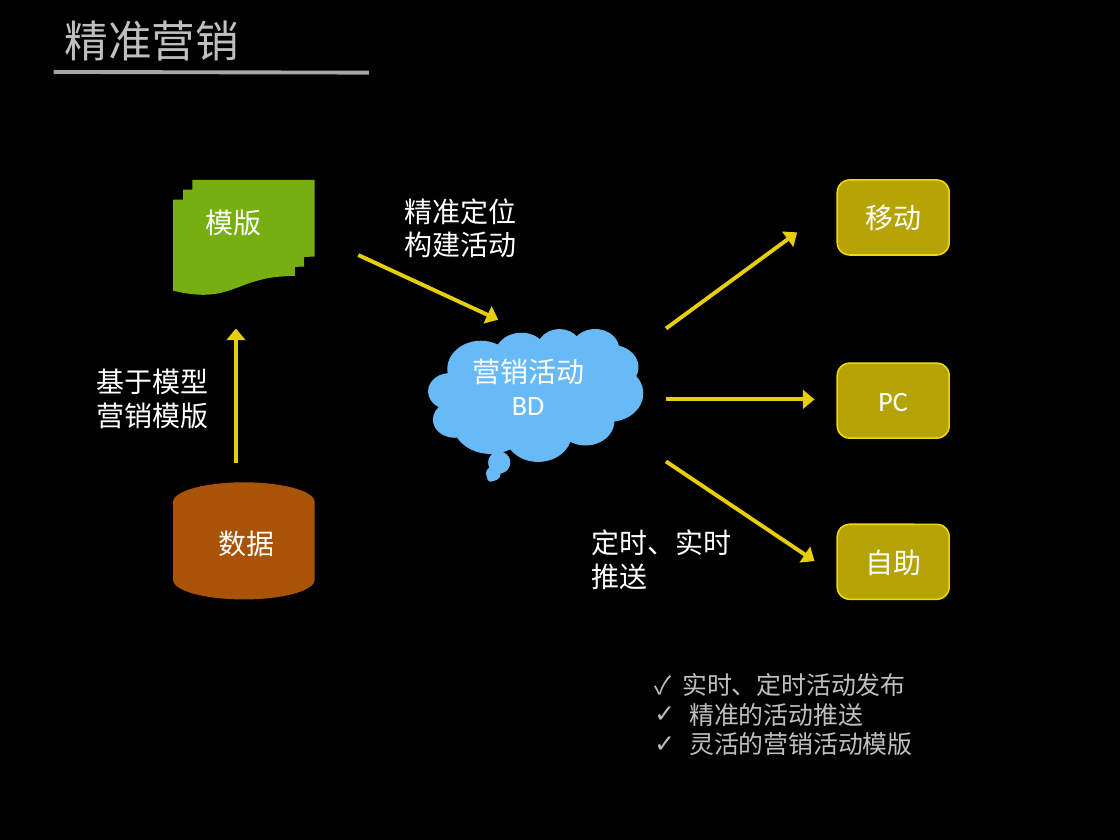
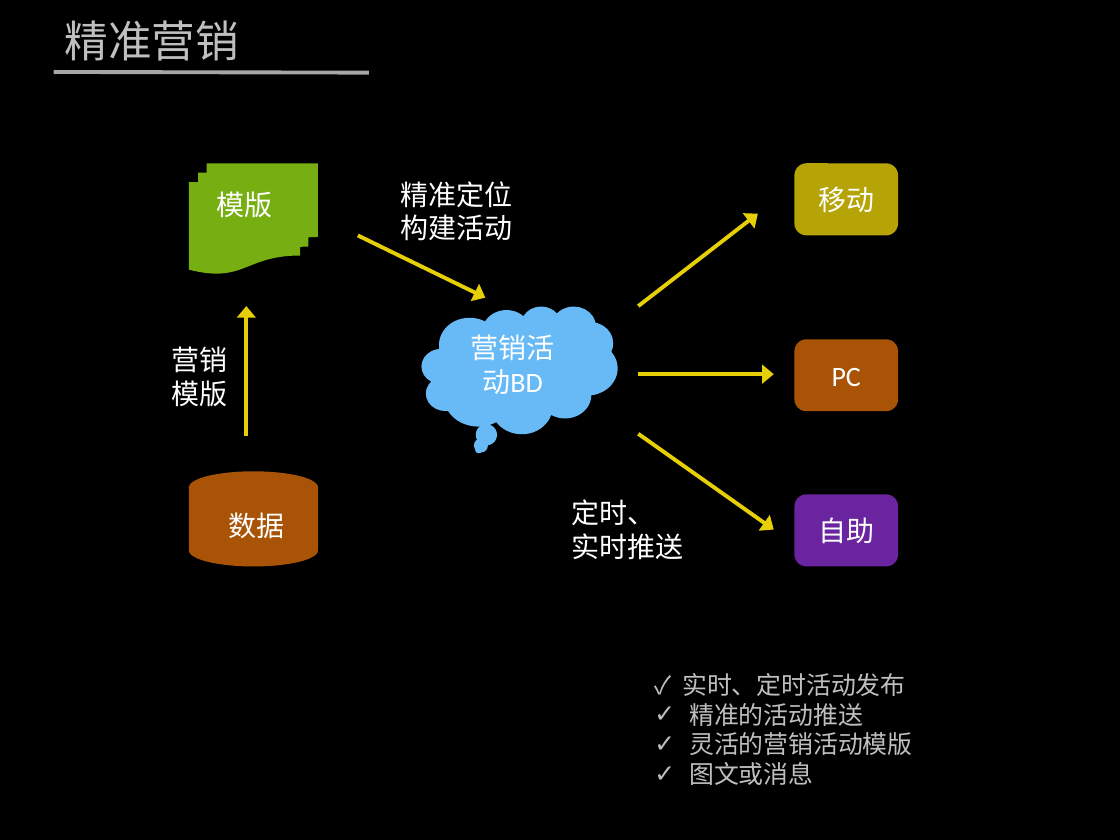
Before and after one commit to zhenghong/UBP, a slide deck: slide 6 of 营销.pptx (slide 5 before the commit). Drawn at 1120x840 pixels with LibreOffice and Linux fonts; fonts in the diff are those of the drawing; background and template pictures are left out. Boxes give left, top, right and bottom in pixels: in the first picture for what was removed or moved away, otherwise in the second. Text is boxed around its words. In the diff, an @@ line names an element or a change of style, - is before the commit and + after.

Commit message:
modify

```diff
--- a/营销.pptx
+++ b/营销.pptx
@@ flow chart multidocument "模版": place and size @@
-flow chart multidocument "模版" at <box>174,180,315,296</box>
+flow chart multidocument "模版" at <box>189,164,318,274</box>
@@ text "精准定位": place and size @@
-text "精准定位" at <box>404,198,516,258</box>
+text "精准定位" at <box>401,181,513,241</box>
@@ rounded rectangle "移动": place and size @@
-rounded rectangle "移动" at <box>838,180,950,255</box>
+rounded rectangle "移动" at <box>794,164,898,235</box>
@@ rounded rectangle "移动" at <box>794,164,898,235</box>: outline #F2D902 1 pt to none; shadow off @@
@@ arrow moved from (358, 255) - (498, 319) to (358, 235) - (485, 298) @@
@@ arrow moved from (666, 328) - (797, 233) to (638, 306) - (758, 214) @@
@@ arrow moved from (236, 464) - (236, 328) to (246, 436) - (246, 306) @@
@@ thought cloud "营销活动BD": place and size @@
-thought cloud "营销活动BD" at <box>428,328,643,461</box>
+thought cloud "营销活动BD" at <box>421,306,617,433</box>
@@ text at <box>171,346,227,407</box>: text changed @@
-基于模型营销模版
+营销
+模版
@@ rounded rectangle "PC": place and size @@
-rounded rectangle "PC" at <box>838,363,950,438</box>
+rounded rectangle "PC" at <box>794,339,898,411</box>
@@ rounded rectangle "PC" at <box>794,339,898,411</box>: fill #B5A306 to #AA5306; outline #F2D902 1 pt to none; shadow off @@
@@ arrow moved from (666, 400) - (814, 400) to (638, 374) - (774, 374) @@
@@ arrow moved from (666, 461) - (814, 561) to (638, 433) - (774, 530) @@
@@ shadow off in 3 elements at <box>189,164,318,274</box>, <box>421,306,617,433</box>, <box>189,472,318,567</box> @@
@@ cylinder "数据": place and size @@
-cylinder "数据" at <box>174,483,315,600</box>
+cylinder "数据" at <box>189,472,318,567</box>
@@ text at <box>571,499,683,560</box>: text changed @@
-定时、实时推送
+定时、
+实时推送
@@ rounded rectangle "自助": place and size @@
-rounded rectangle "自助" at <box>838,524,950,599</box>
+rounded rectangle "自助" at <box>794,494,898,566</box>
@@ rounded rectangle "自助" at <box>794,494,898,566</box>: fill #B5A306 to #6A24A0; outline #F2D902 1 pt to none; shadow off @@
@@ text at <box>689,762,813,785</box>: paragraph added @@
+✓ 图文或消息
```
Also in this commit, not shown: 4 other slides changed, 1 slide added, 1 slide removed.
